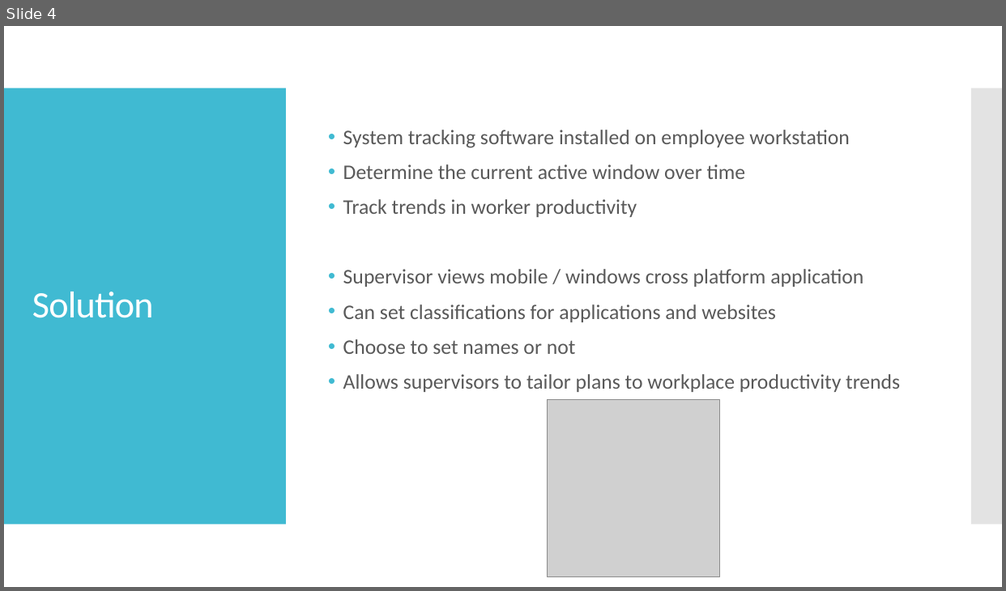
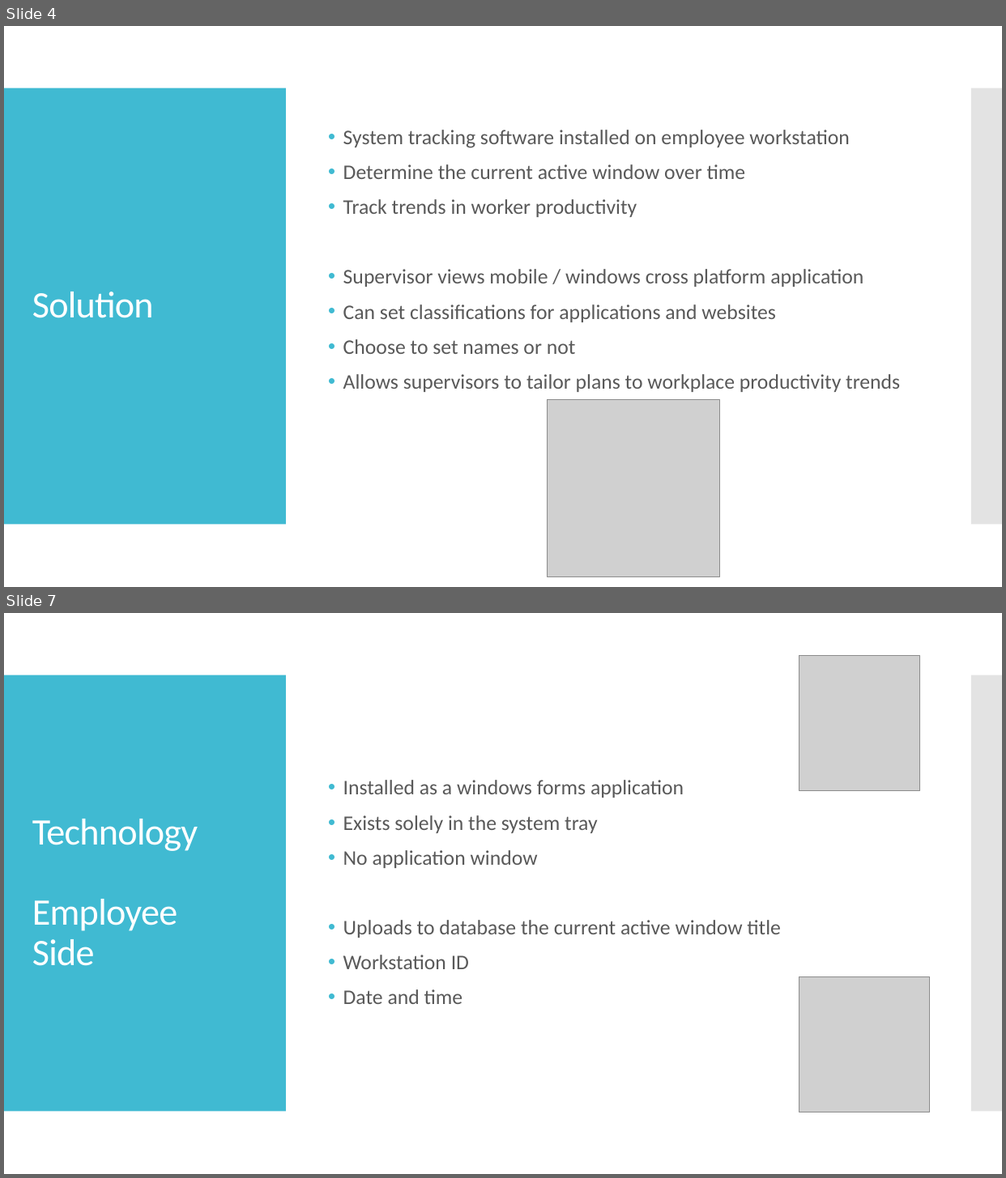
Before and after one commit to SaviMohan/Timekeeper, a slide deck: Planning/Timekeeper.pptx. Shown one above the other, each under a label of ours: slide 4 before the commit, slides 4 and 7 after it; the slides between them are not shown. The pictures are 1006x591 and 1006x1178 pixels, drawn with LibreOffice and Linux fonts; fonts in the diff are those of the drawing; grey boxes stand for pictures. Boxes give left, top, right and bottom in pixels: in the first picture for what was removed or moved away, otherwise in the second. Text is boxed around its words. In the diff, an @@ line names an element or a change of style, - is before the commit and + after.

```diff
--- a/Planning/Timekeeper.pptx
+++ b/Planning/Timekeeper.pptx
@@ slide 7 added at [4,613,1002,1174], background #FFFFFF; not listed: 2 template elements that a slide beside it also shows @@
@@ picture added at [799,655,919,790] @@
@@ text added at [343,780,781,1004], 20 pt, text #595959 @@
+• Installed as a windows forms application
+• Exists solely in the system tray
+• No application window
+• Uploads to database the current active window title
+• Workstation ID
+• Date and time
@@ title added at [32,819,198,966], 36 pt, text #FFFFFF @@
+Technology
+Employee
+Side
@@ picture added at [799,977,930,1112] @@
```
Also in this commit, not shown: 4 slides changed, 1 slide removed, 1 other file.
